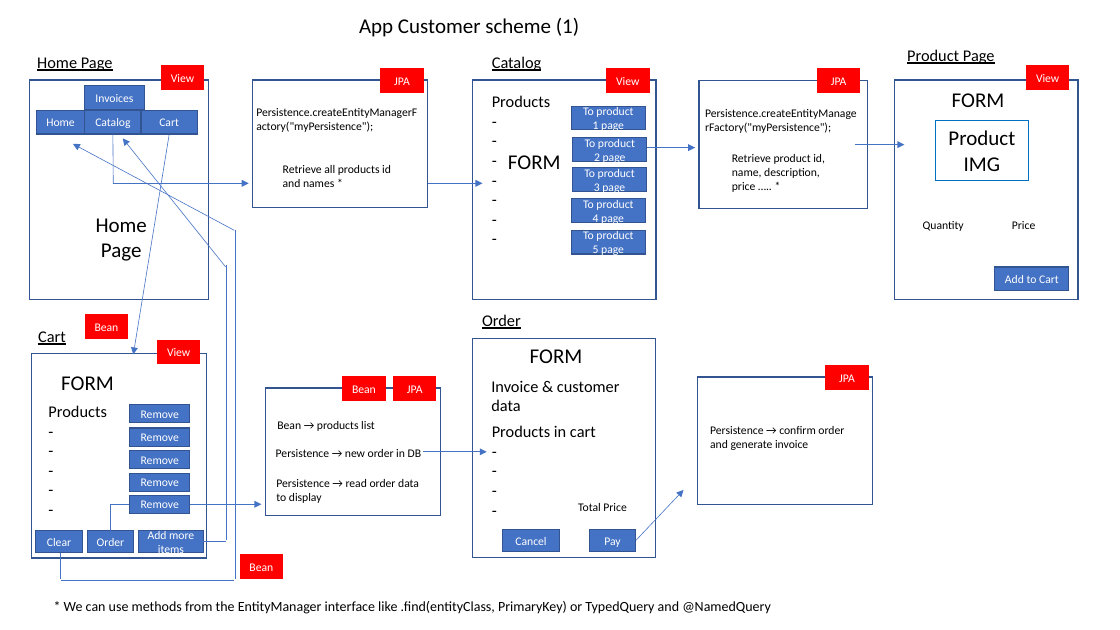
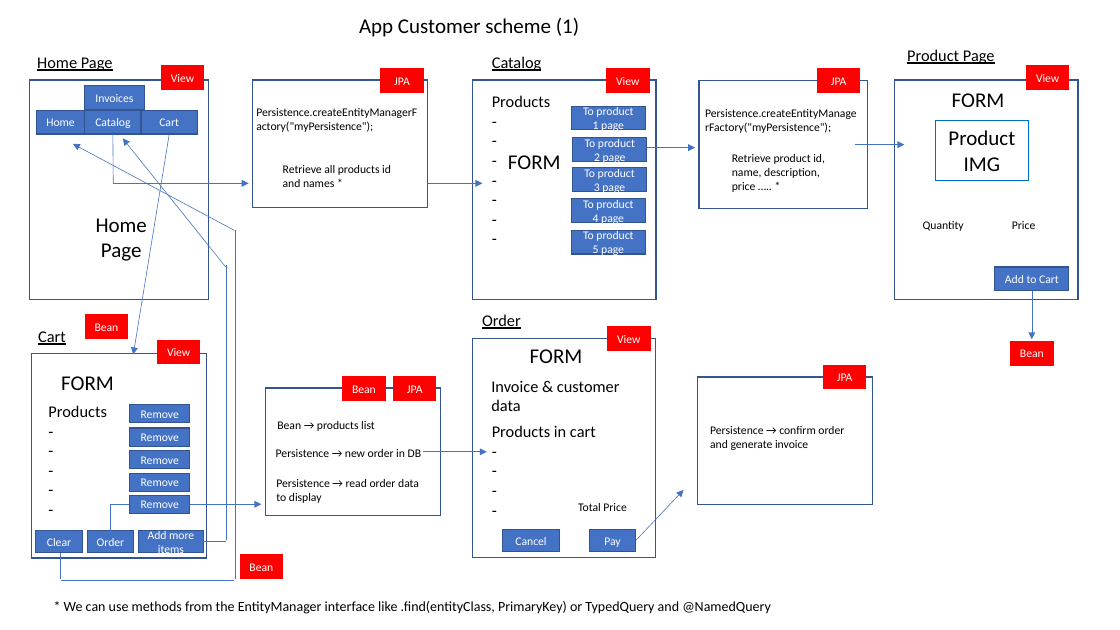
Before and after one commit to dgomezbau/ecommerce_project_MD, a slide deck: slide 2 of scheme_application_ecommerce_v0.2.pptx. Drawn at 1120x630 pixels with LibreOffice and Linux fonts; fonts in the diff are those of the drawing. Boxes give left, top, right and bottom in pixels: in the first picture for what was removed or moved away, otherwise in the second. Text is boxed around its words. In the diff, an @@ line names an element or a change of style, - is before the commit and + after.

```diff
--- a/scheme_application_ecommerce_v0.2.pptx
+++ b/scheme_application_ecommerce_v0.2.pptx
@@ arrow added from (1032, 291) to (1032, 339), #4472C4 0.5 pt @@
@@ rectangle added at bbox=[607, 327, 649, 350], fill #FF0000, outline #FF0000 1 pt, 10 pt, text #FFFFFF @@
+View
@@ rectangle added at bbox=[1011, 342, 1053, 365], fill #FF0000, outline #FF0000 1 pt, 10 pt, text #FFFFFF @@
+Bean
```
Also in this commit, not shown: 1 other slide changed.
